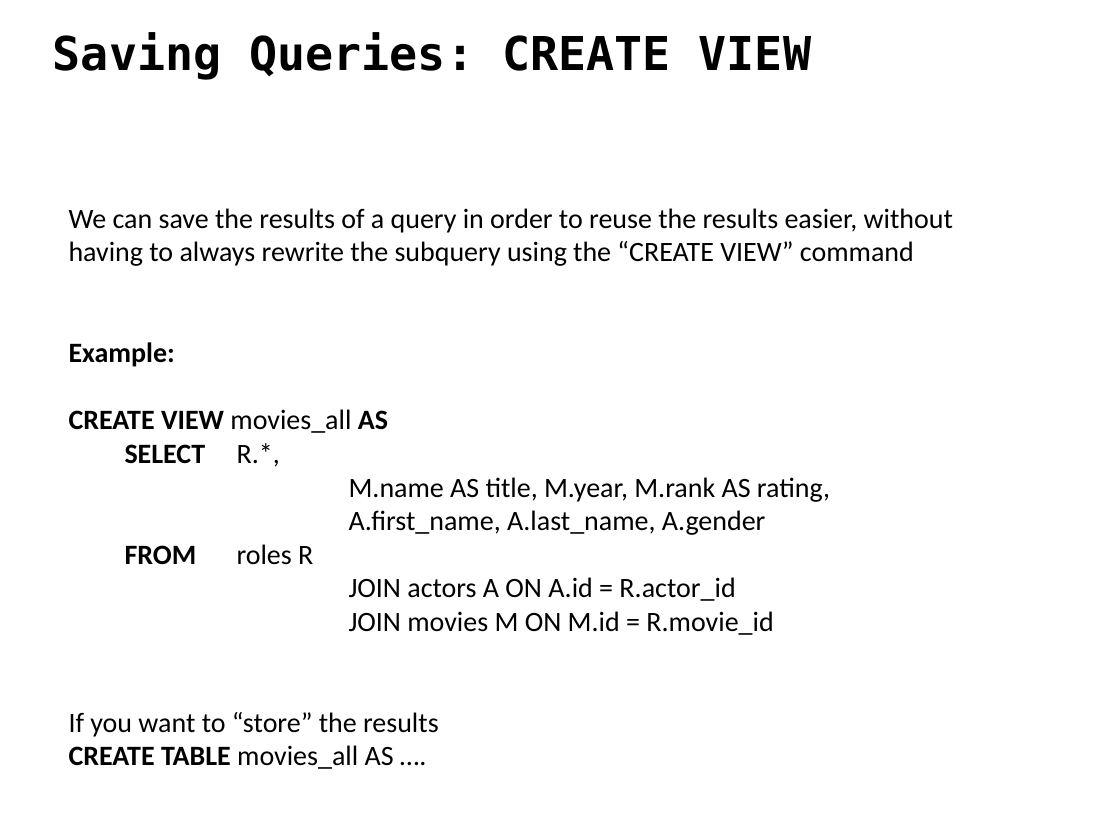
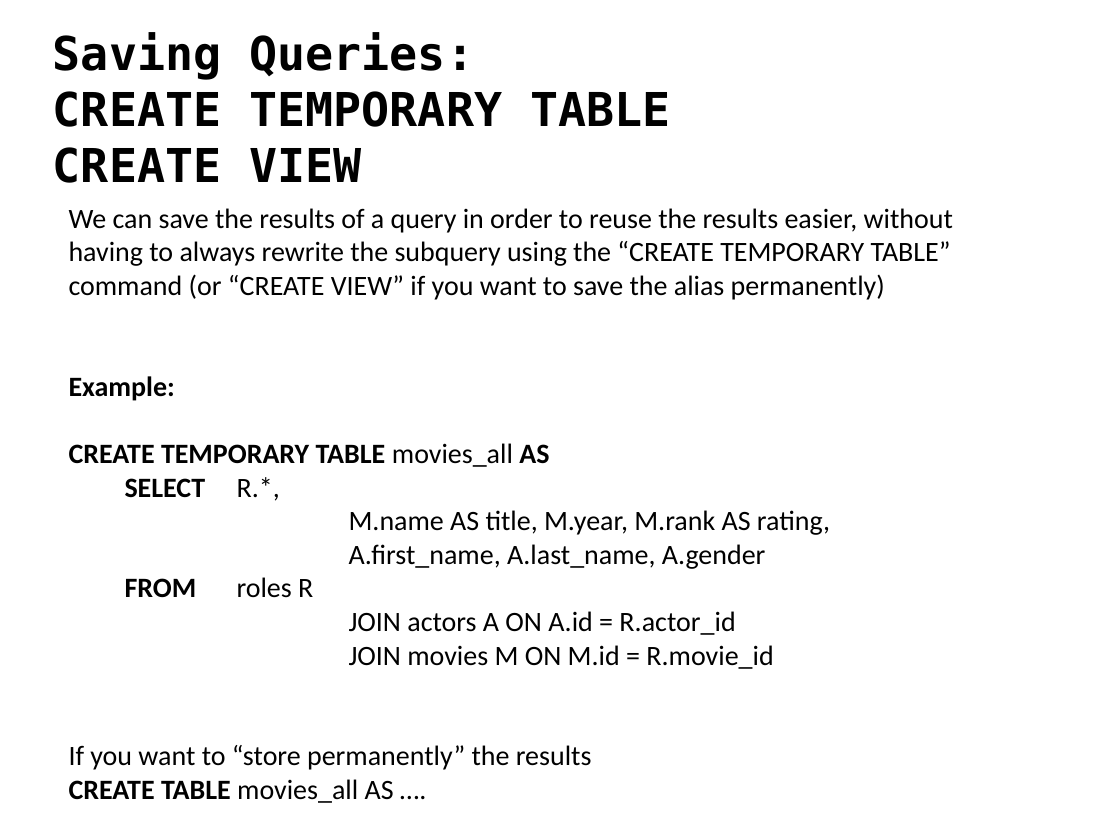
Before and after one commit to ipeirotis/introduction-to-databases, a slide deck: slide 69 of C-SQL.pptx (slide 67 before the commit). Drawn at 1120x840 pixels with LibreOffice and Linux fonts; fonts in the diff are those of the drawing. Boxes give left, top, right and bottom in pixels: in the first picture for what was removed or moved away, otherwise in the second. Text is boxed around its words. In the diff, an @@ line names an element or a change of style, - is before the commit and + after.

```diff
--- a/C-SQL.pptx
+++ b/C-SQL.pptx
@@ text at (53, 32, 670, 183): text changed @@
-Saving Queries: CREATE VIEW
+Saving Queries:
+CREATE TEMPORARY TABLE
+CREATE VIEW
@@ text at (69, 208, 953, 300): text changed @@
-We can save the results of a query in order to reuse the results easier, without having to always rewrite the subquery using the “CREATE VIEW” command
+We can save the results of a query in order to reuse the results easier, without having to always rewrite the subquery using the “CREATE TEMPORARY TABLE” command (or “CREATE VIEW” if you want to save the alias permanently)
@@ text at (69, 443, 549, 467): text changed @@
-CREATE VIEW movies_all AS
+CREATE TEMPORARY TABLE movies_all AS
@@ text at (69, 745, 592, 770): text changed @@
-If you want to “store” the results
+If you want to “store permanently” the results
```
Also in this commit, not shown: 2 other slides changed, 2 slides added, 2 slides removed.
